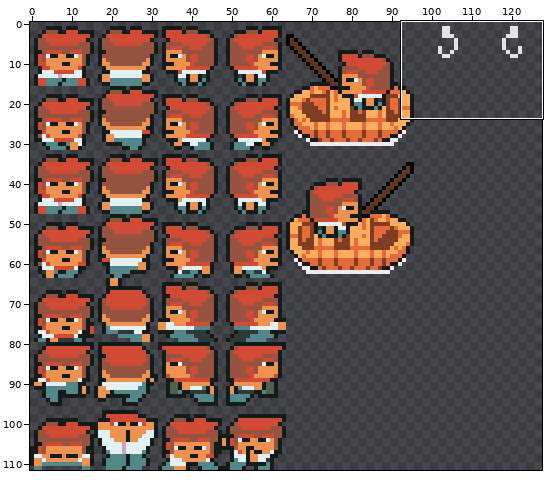
Sprite sheet -- assets/images/Actor/Characters/Boy/player.png. Above, an overview of the earlier version with the close-up marked.
Close-up. Old version:
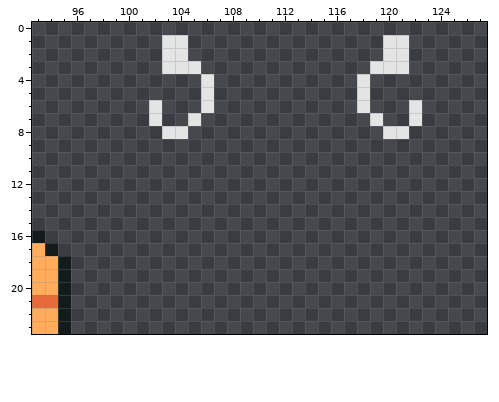
The file is 128x112 pixels. Shown: x 93..127, y 0..23.
And afterwards:
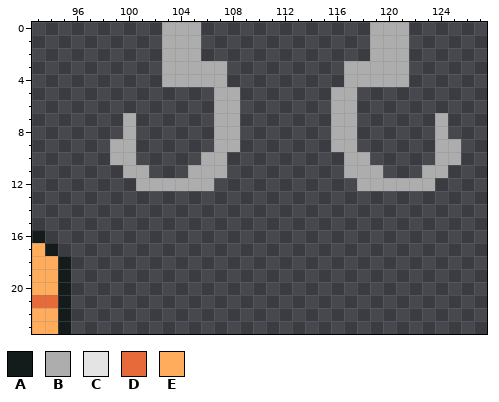
Palette (. is transparent): A #141b1b  B #adadad  C #e4e4e4  D #e66a3a  E #ffad5d
The exact change:
y 0: x 103..105 ... -> BBB; x 119..121 ... -> BBB
y 1..2: x 103..105 CC. -> BBB; x 119..121 .CC -> BBB
y 3: x 103..107 CCC.. -> BBBBB; x 117..121 ..CCC -> BBBBB
y 4: x 103..107 ...C. -> BBBBB; x 117..121 .C... -> BBBBB
y 5: x 106..108 C.. -> .BB; x 116..118 ..C -> BB.
y 6: x 102 C -> .; x 106..108 C.. -> .BB; x 116..118 ..C -> BB.; x 122 C -> .
y 7: x 100 . -> B; x 102 C -> .; x 105 C -> .; x 107..108 .. -> BB; x 116..117 .. -> BB; x 119 C -> .; x 122 C -> .; x 124 . -> B
y 8: x 100 . -> B; x 103..104 CC -> ..; x 107..108 .. -> BB; x 116..117 .. -> BB; x 120..121 CC -> ..; x 124 . -> B
y 9: x 99..100 .. -> BB; x 107..108 .. -> BB; x 116..117 .. -> BB; x 124..125 .. -> BB
y 10: x 99..100 .. -> BB; x 106..107 .. -> BB; x 117..118 .. -> BB; x 124..125 .. -> BB
y 11: x 100..101 .. -> BB; x 105..107 ... -> BBB; x 117..119 ... -> BBB; x 123..124 .. -> BB
y 12: x 101..106 ...... -> BBBBBB; x 118..123 ...... -> BBBBBB
